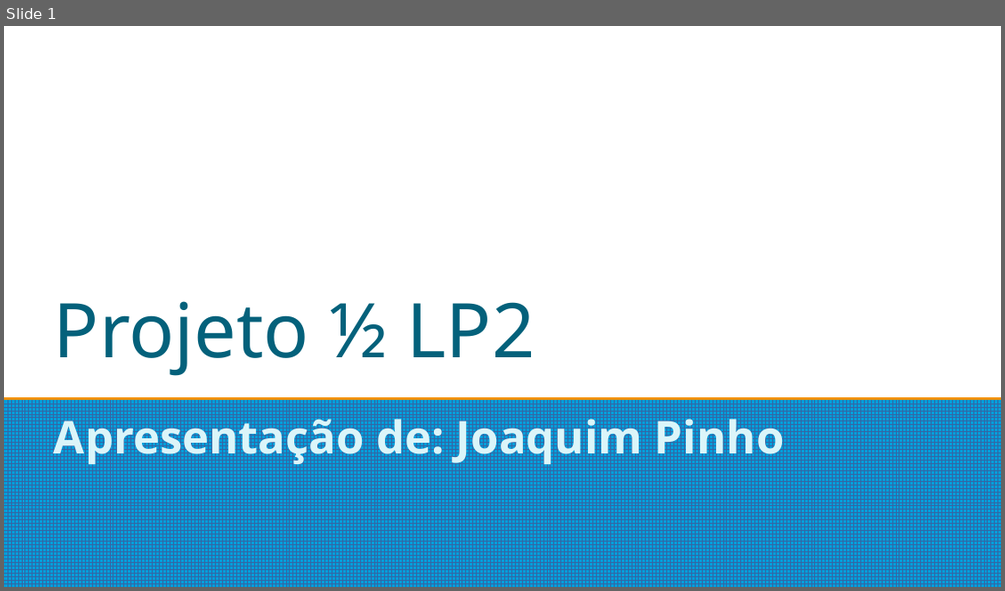
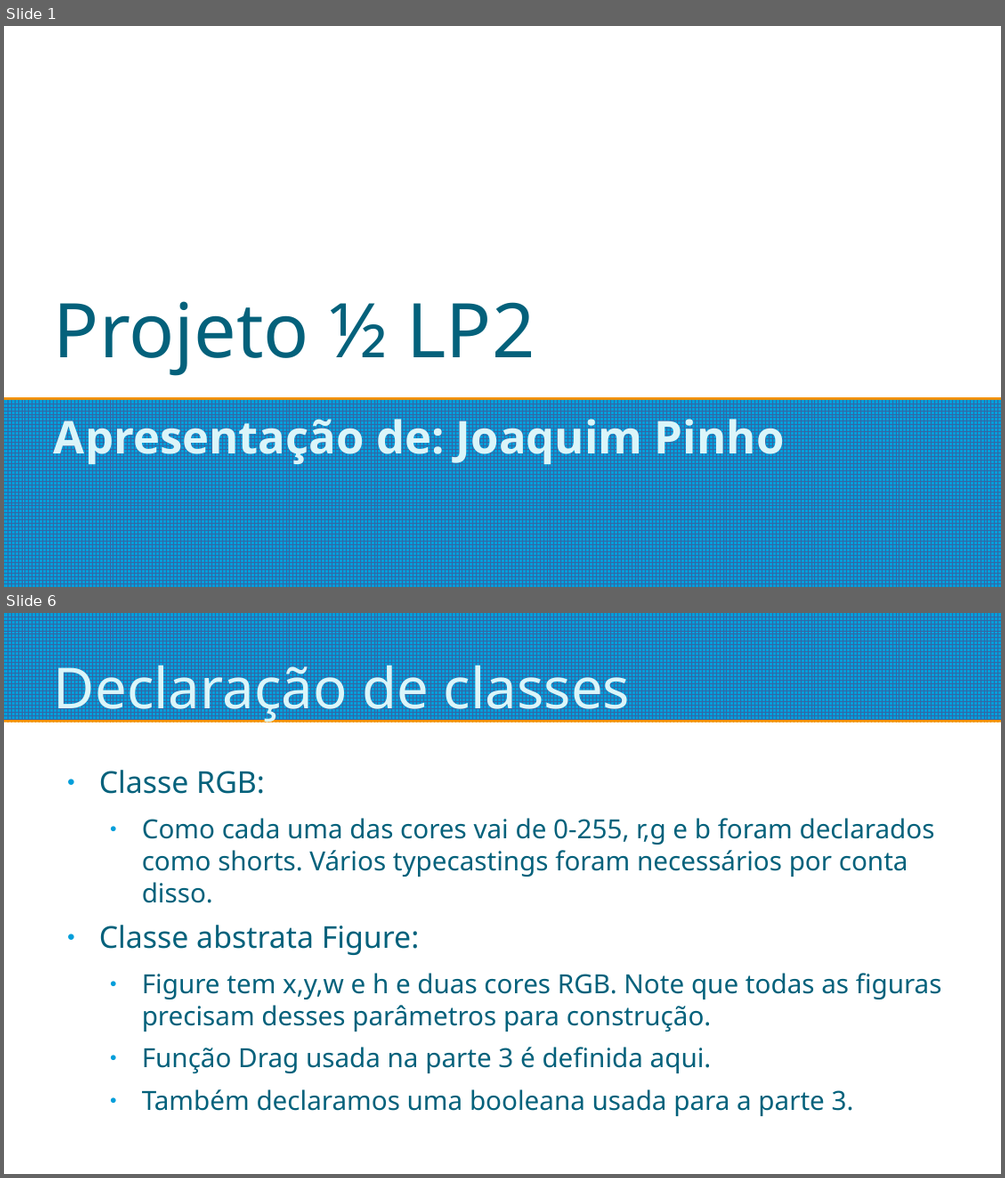
Before and after one commit to Joaquim-Pinho/LP2, a slide deck: Projeto1de2/SlideProjeto1de2.odp. Shown one above the other, each under a label of ours: slide 1 before the commit, slides 1 and 6 after it; the slides between them are not shown. The pictures are 1005x591 and 1005x1178 pixels, drawn with LibreOffice and Linux fonts; fonts in the diff are those of the drawing. Boxes give left, top, right and bottom in pixels: in the first picture for what was removed or moved away, otherwise in the second. Text is boxed around its words. In the diff, an @@ line names an element or a change of style, - is before the commit and + after.

```diff
--- a/Projeto1de2/SlideProjeto1de2.odp
+++ b/Projeto1de2/SlideProjeto1de2.odp
@@ slide 6 added at [4, 613, 1001, 1174], background #FFFFFF @@
@@ rectangle added at [4, 613, 1001, 720], fill pattern #3465A4 on #009EDA @@
@@ title added at [54, 655, 631, 723], 45 pt, text #DBF5F9 @@
+Declaração de classes
@@ text added at [99, 770, 942, 1116], 21 pt, text #04617B @@
+● Classe RGB:
+  ● Como cada uma das cores vai de 0-255, r,g e b foram declarados como shorts. Vários typecastings foram necessários por conta disso.
+● Classe abstrata Figure:
+  ● Figure tem x,y,w e h e duas cores RGB. Note que todas as figuras precisam desses parâmetros para construção.
+  ● Função Drag usada na parte 3 é definida aqui.
+  ● Também declaramos uma booleana usada para a parte 3.
```
Also in this commit, not shown: 14 other slides added, 3 slides removed, 14 other files.
